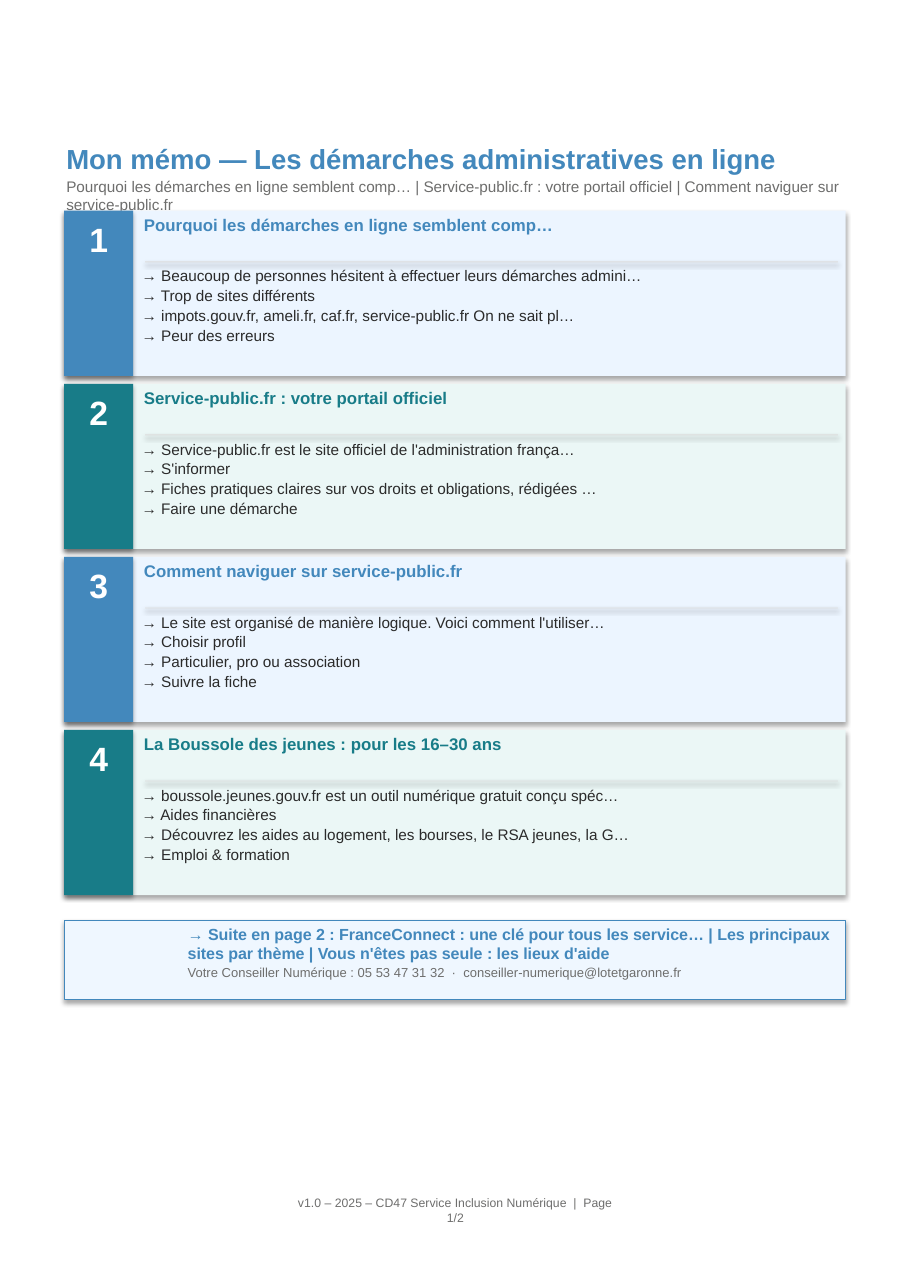
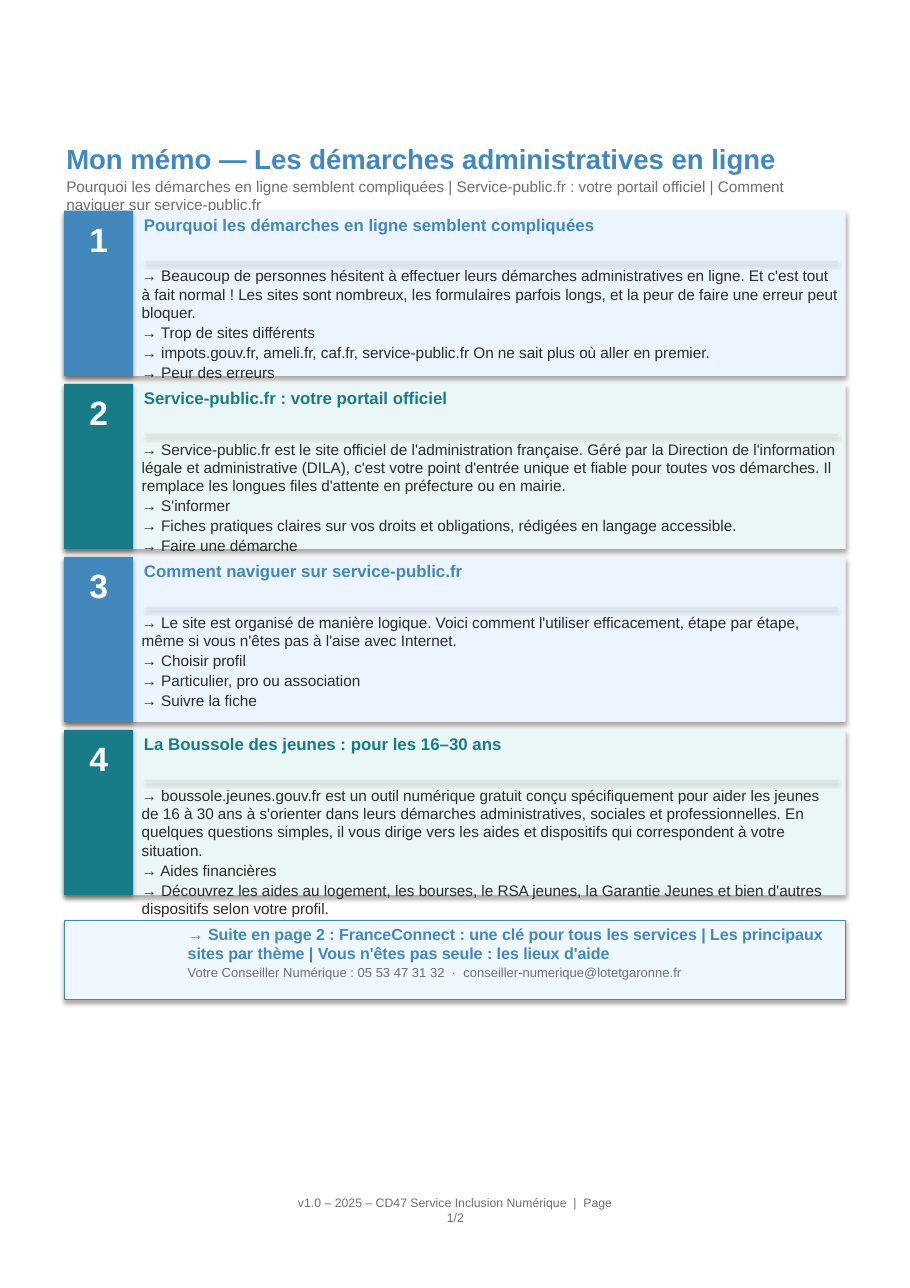
Before and after one commit to maswaddpt47-cmyk/REP_PEDA, a slide deck: slide 1 of assets/memos/B4-memo.pptx. Drawn at 910x1288 pixels with LibreOffice and Linux fonts; fonts in the diff are those of the drawing. Boxes give left, top, right and bottom in pixels: in the first picture for what was removed or moved away, otherwise in the second. Text is boxed around its words. In the diff, an @@ line names an element or a change of style, - is before the commit and + after.

```diff
--- a/assets/memos/B4-memo.pptx
+++ b/assets/memos/B4-memo.pptx
@@ text at (66,181,784,214): text changed @@
-Pourquoi les démarches en ligne semblent comp… | Service-public.fr : votre portail officiel | Comment naviguer sur service-public.fr
+Pourquoi les démarches en ligne semblent compliquées | Service-public.fr : votre portail officiel | Comment naviguer sur service-public.fr
@@ text at (144,218,594,235): text changed @@
-Pourquoi les démarches en ligne semblent comp…
+Pourquoi les démarches en ligne semblent compliquées
@@ text at (142,269,838,321): text changed @@
-→ Beaucoup de personnes hésitent à effectuer leurs démarches admini…
+→ Beaucoup de personnes hésitent à effectuer leurs démarches administratives en ligne. Et c'est tout à fait normal ! Les sites sont nombreux, les formulaires parfois longs, et la peur de faire une erreur peut bloquer.
@@ text at (161,346,710,361): text changed @@
-→ impots.gouv.fr, ameli.fr, caf.fr, service-public.fr On ne sait pl…
+→ impots.gouv.fr, ameli.fr, caf.fr, service-public.fr On ne sait plus où aller en premier.
@@ text at (142,443,835,494): text changed @@
-→ Service-public.fr est le site officiel de l'administration frança…
+→ Service-public.fr est le site officiel de l'administration française. Géré par la Direction de l'information légale et administrative (DILA), c'est votre point d'entrée unique et fiable pour toutes vos démarches. Il remplace les longues files d'attente en préfecture ou en mairie.
@@ text at (161,519,736,534): text changed @@
-→ Fiches pratiques claires sur vos droits et obligations, rédigées …
+→ Fiches pratiques claires sur vos droits et obligations, rédigées en langage accessible.
@@ text at (142,616,799,649): text changed @@
-→ Le site est organisé de manière logique. Voici comment l'utiliser…
+→ Le site est organisé de manière logique. Voici comment l'utiliser efficacement, étape par étape, même si vous n'êtes pas à l'aise avec Internet.
@@ text at (142,789,819,856): text changed @@
-→ boussole.jeunes.gouv.fr est un outil numérique gratuit conçu spéc…
+→ boussole.jeunes.gouv.fr est un outil numérique gratuit conçu spécifiquement pour aider les jeunes de 16 à 30 ans à s'orienter dans leurs démarches administratives, sociales et professionnelles. En quelques questions simples, il vous dirige vers les aides et dispositifs qui correspondent à votre situation.
@@ text at (161,883,822,899): text changed @@
-→ Découvrez les aides au logement, les bourses, le RSA jeunes, la G…
+→ Découvrez les aides au logement, les bourses, le RSA jeunes, la Garantie Jeunes et bien d'autres dispositifs selon votre profil.
@@ text at (188,928,823,963): text changed @@
-→ Suite en page 2 : FranceConnect : une clé pour tous les service… | Les principaux sites par thème | Vous n'êtes pas seule : les lieux d'aide
+→ Suite en page 2 : FranceConnect : une clé pour tous les services | Les principaux sites par thème | Vous n'êtes pas seule : les lieux d'aide
```
Also in this commit, not shown: 1 other slide changed, 20 other files.
